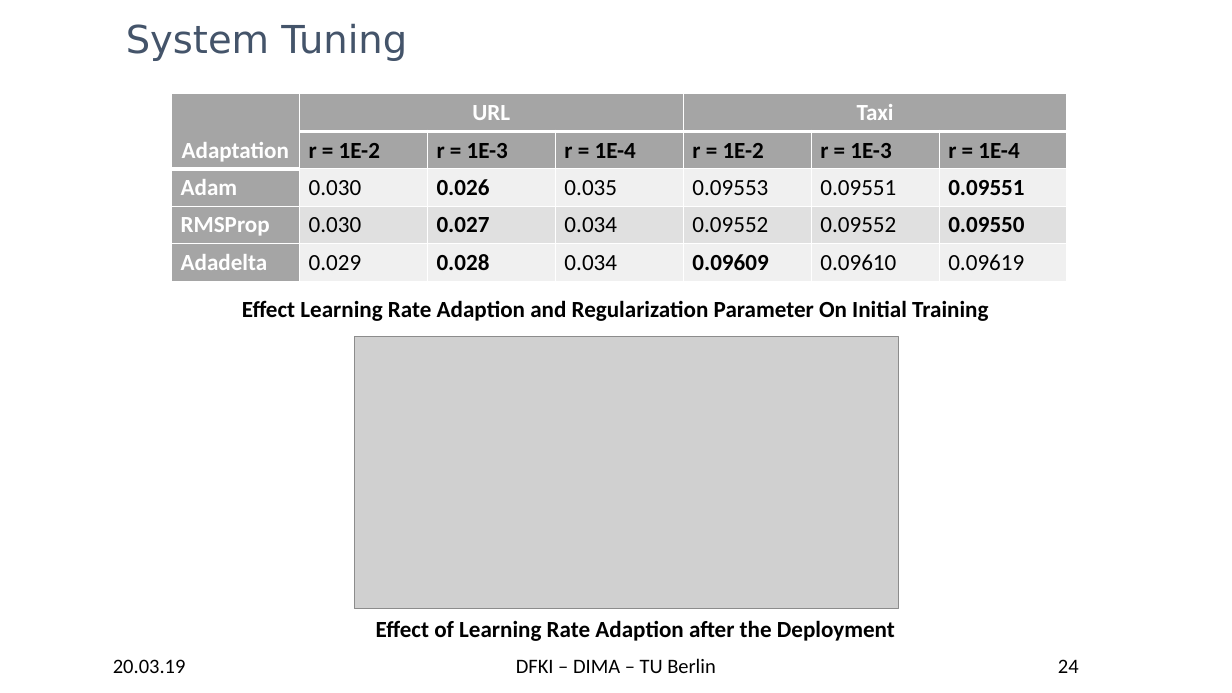
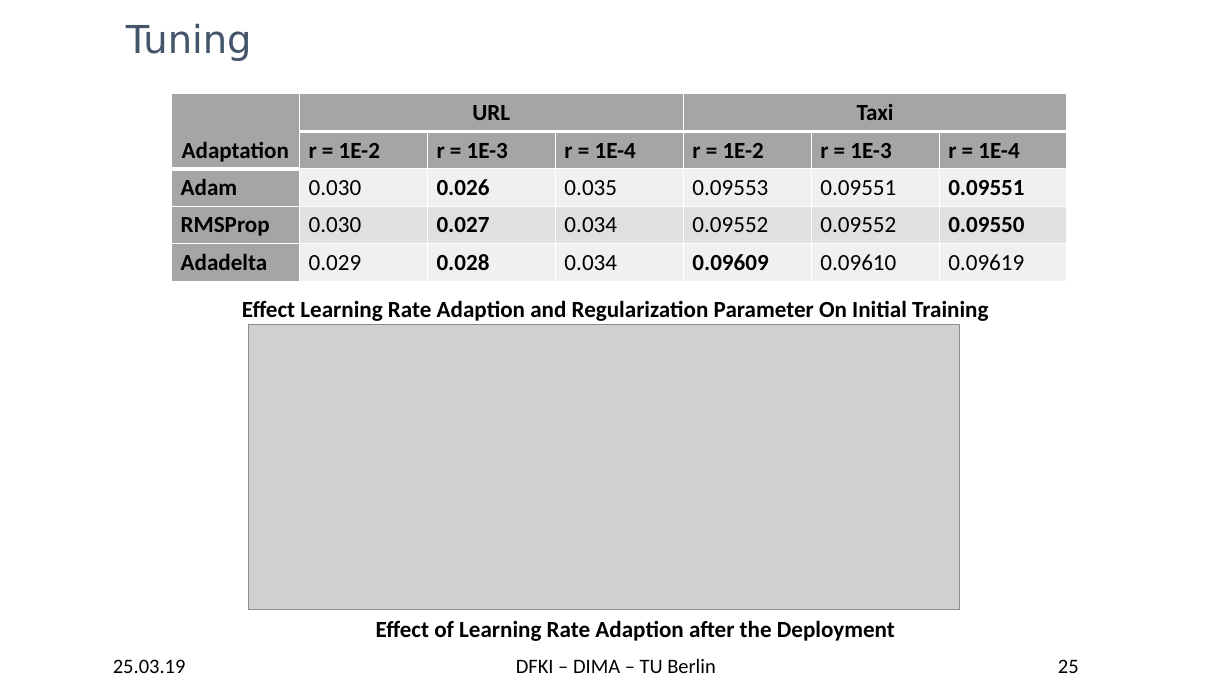
Before and after one commit to TU-Berlin-DIMA/continuous-pipeline-deployment, a slide deck: slide 25 of slides/edbt-2019/edbt-2019.pptx (slide 24 before the commit). Drawn at 1232x693 pixels with LibreOffice and Linux fonts; fonts in the diff are those of the drawing; grey boxes stand for pictures; background and template pictures are left out. Boxes give left, top, right and bottom in pixels: in the first picture for what was removed or moved away, otherwise in the second. Text is boxed around its words. In the diff, an @@ line names an element or a change of style, - is before the commit and + after.

```diff
--- a/slides/edbt-2019/edbt-2019.pptx
+++ b/slides/edbt-2019/edbt-2019.pptx
@@ title at bbox=[126, 23, 252, 61]: text changed @@
-System Tuning
+Tuning
@@ table at bbox=[172, 94, 1065, 282] @@
@@ text colour #FFFFFF to #000000 in "Adaptation", "URL", "Taxi", "Adam" and 2 more places @@
@@ picture: place and size @@
-picture at bbox=[354, 336, 898, 609]
+picture at bbox=[249, 325, 960, 610]
@@ text at bbox=[113, 659, 186, 673]: text changed @@
-20.03.19
+25.03.19
@@ page number at bbox=[1058, 659, 1079, 673]: text changed @@
-24
+25
```
Also in this commit, not shown: 16 other slides changed, 12 slides added, 18 slides removed, 24 other files.
